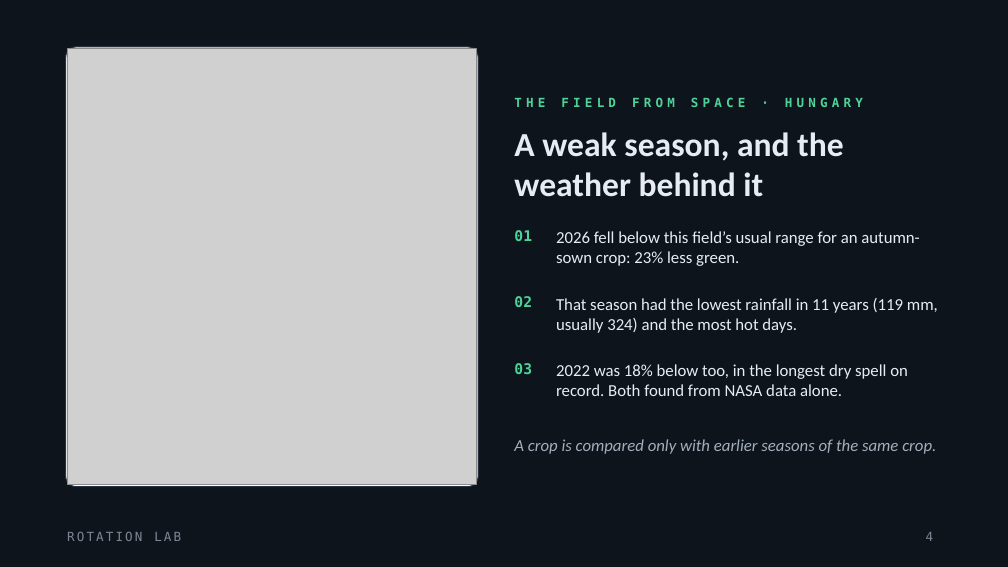
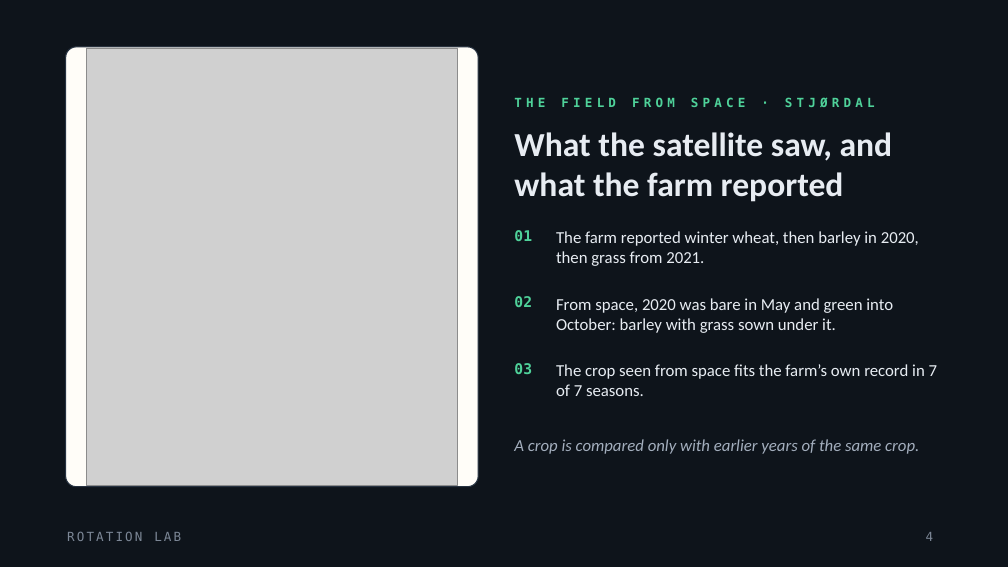
Before and after one commit to cheop-byeon/rotation-lab, a slide deck: slide 4 of docs/slides/rotation-lab-slides.pptx. Drawn at 1008x567 pixels with LibreOffice and Linux fonts; fonts in the diff are those of the drawing; grey boxes stand for pictures. Boxes give left, top, right and bottom in pixels: in the first picture for what was removed or moved away, otherwise in the second. Text is boxed around its words. In the diff, an @@ line names an element or a change of style, - is before the commit and + after.

```diff
--- a/docs/slides/rotation-lab-slides.pptx
+++ b/docs/slides/rotation-lab-slides.pptx
@@ picture: place and size @@
-picture at (67,48,477,485)
+picture at (87,48,457,485)
@@ text at (514,97,875,107): text changed @@
-THE FIELD FROM SPACE · HUNGARY
+THE FIELD FROM SPACE · STJØRDAL
@@ text at (514,132,893,202): text changed @@
-A weak season, and the weather behind it
+What the satellite saw, and what the farm reported
@@ text at (556,231,919,266): text changed @@
-2026 fell below this field’s usual range for an autumn-sown crop: 23% less green.
+The farm reported winter wheat, then barley in 2020, then grass from 2021.
@@ text at (556,298,893,333): text changed @@
-That season had the lowest rainfall in 11 years (119 mm, usually 324) and the most hot days.
+From space, 2020 was bare in May and green into October: barley with grass sown under it.
@@ text at (556,364,937,396): text changed @@
-2022 was 18% below too, in the longest dry spell on record. Both found from NASA data alone.
+The crop seen from space fits the farm’s own record in 7 of 7 seasons.
@@ text at (514,439,919,454): text changed @@
-A crop is compared only with earlier seasons of the same crop.
+A crop is compared only with earlier years of the same crop.
```
Also in this commit, not shown: 5 other slides changed, 5 other files.
